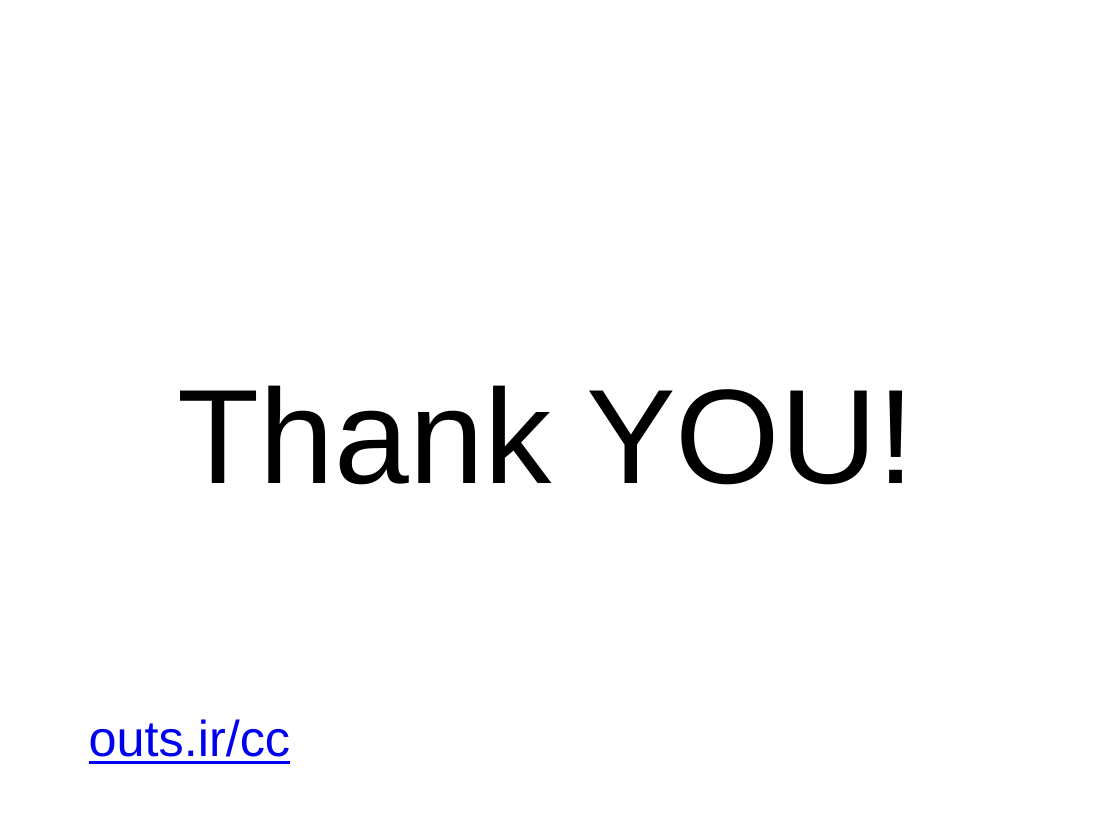
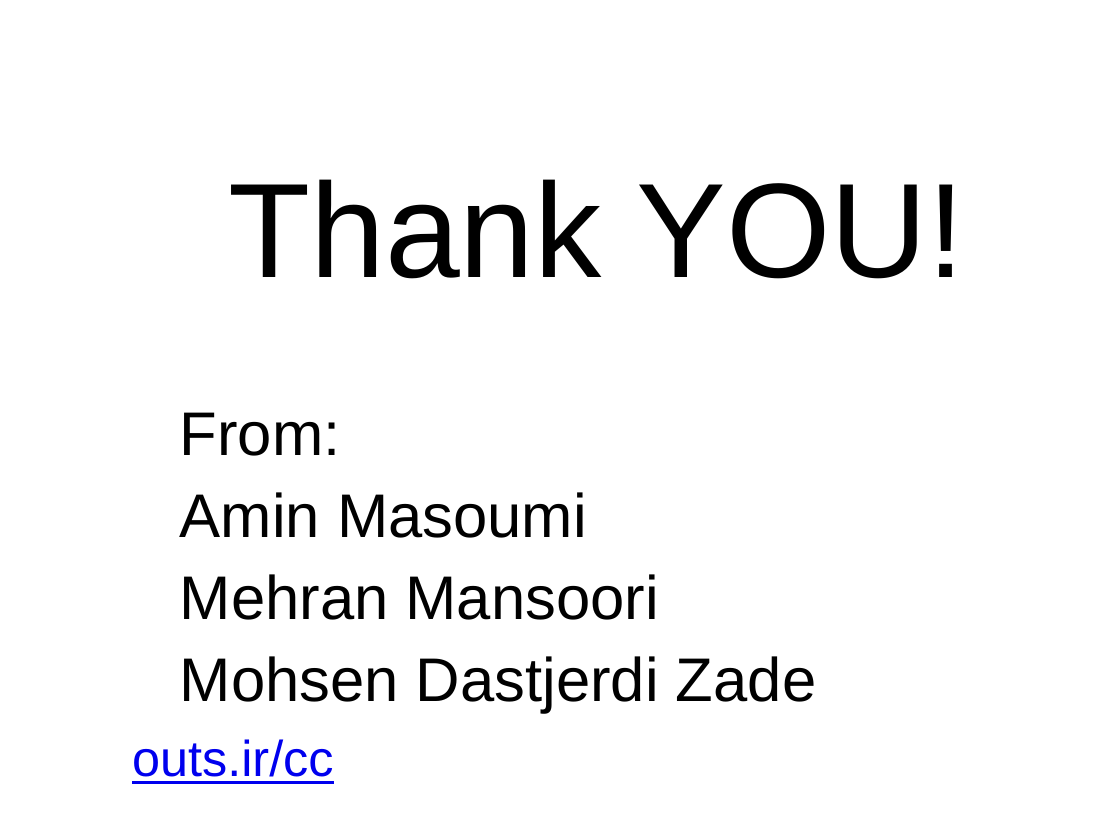
Before and after one commit to mohsend/know-creativecommons, a slide deck: slide 19 of know-cc-slideshow.odp. Drawn at 1120x840 pixels with LibreOffice and Linux fonts; fonts in the diff are those of the drawing; background and template pictures are left out. Boxes give left, top, right and bottom in pixels: in the first picture for what was removed or moved away, otherwise in the second. Text is boxed around its words. In the diff, an @@ line names an element or a change of style, - is before the commit and + after.

Commit message:
Adds 'Thank you' slide

```diff
--- a/know-cc-slideshow.odp
+++ b/know-cc-slideshow.odp
@@ text added at (180,179,965,713), 44 pt, text #000000 @@
+Thank YOU!
+From:
+Amin Masoumi
+Mehran Mansoori
+Mohsen Dastjerdi Zade
@@ text removed at (178,385,914,485) @@
-Thank YOU!
@@ text "outs.ir/cc": place and size @@
-text "outs.ir/cc" at (89,719,291,764)
+text "outs.ir/cc" at (132,739,334,784)
```
